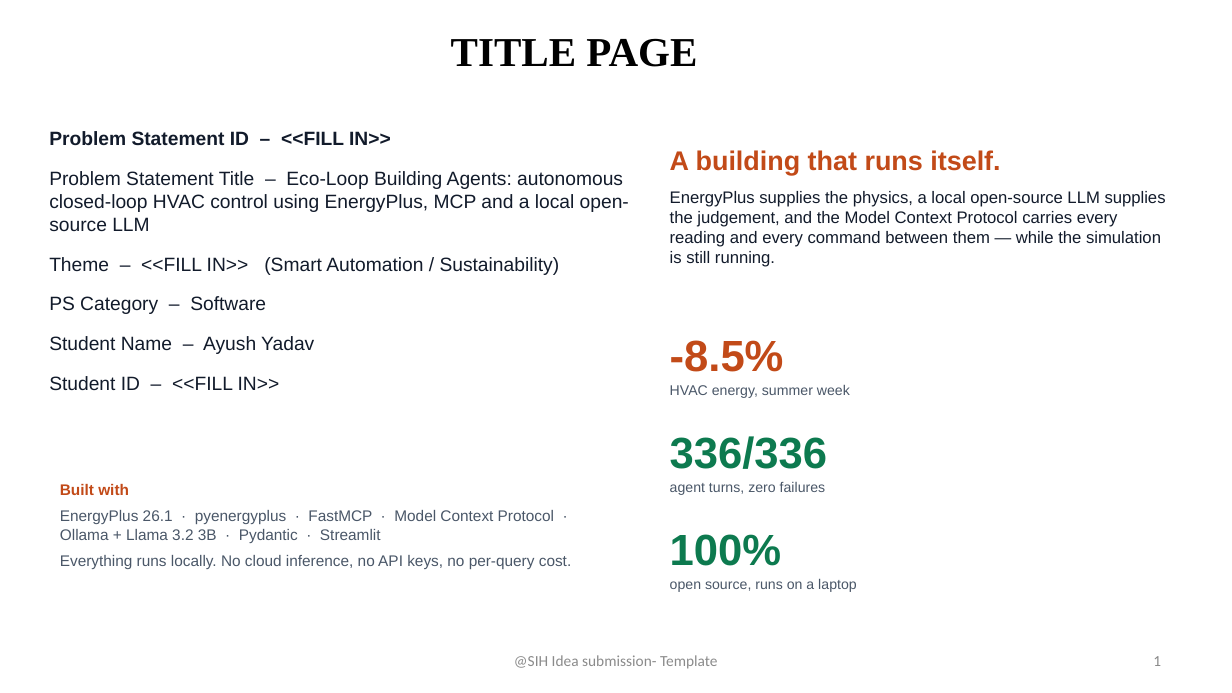
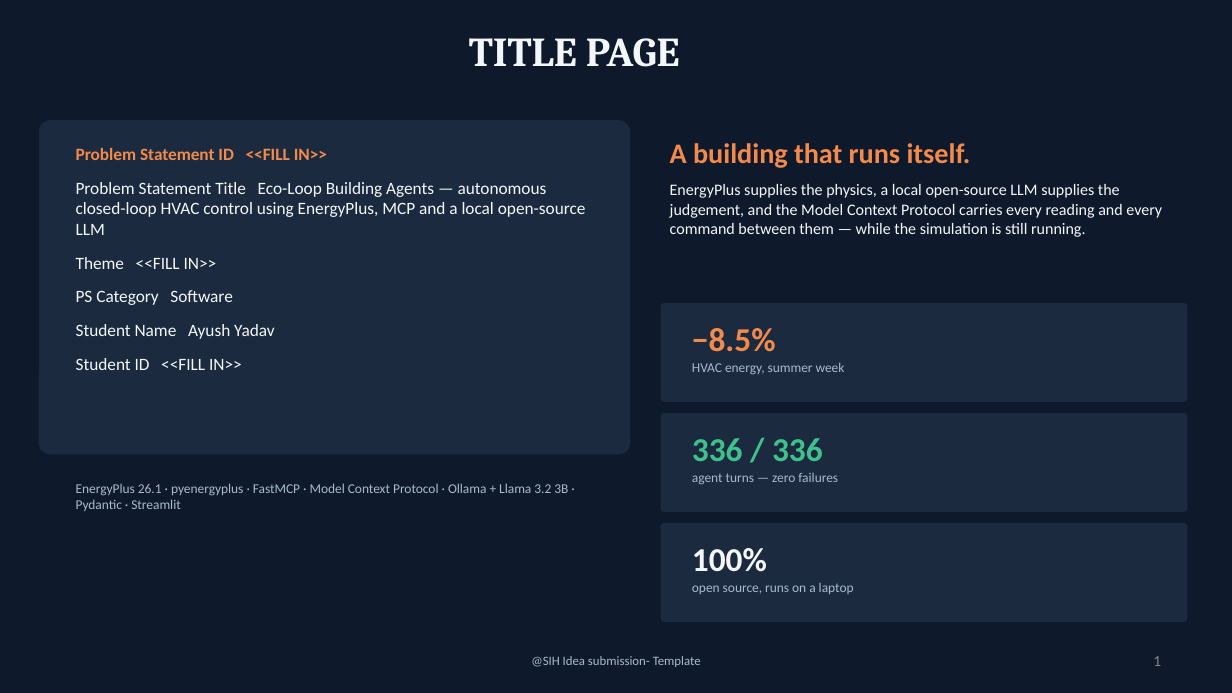
Before and after one commit to ayushYadav1107/Eco_loop_building_agents, a slide deck: slide 1 of deck/Eco-Loop_Building_Agents_Idea.pptx. Drawn at 1232x693 pixels with LibreOffice and Linux fonts; fonts in the diff are those of the drawing. Boxes give left, top, right and bottom in pixels: in the first picture for what was removed or moved away, otherwise in the second. Text is boxed around its words. In the diff, an @@ line names an element or a change of style, - is before the commit and + after.

```diff
--- a/deck/Eco-Loop_Building_Agents_Idea.pptx
+++ b/deck/Eco-Loop_Building_Agents_Idea.pptx
@@ background #FFFFFF to #0E1A2B @@
@@ text "TITLE PAGE" at [469, 38, 680, 67]: font Times New Roman to Cambria, text colour #000000 to #F4F7FA @@
@@ rounded rectangle added at [39, 120, 630, 455], fill #1B2A3F @@
@@ text at [76, 148, 586, 370]: text changed; size 15 to 13.5 pt; font Arial to Calibri; text colour #121B2B to #F4F7FA @@
-Problem Statement ID – <<FILL IN>>
-Problem Statement Title – Eco-Loop Building Agents: autonomous closed-loop HVAC control using EnergyPlus, MCP and a local open-source LLM
-Theme – <<FILL IN>> (Smart Automation / Sustainability)
-PS Category – Software
-Student Name – Ayush Yadav
-Student ID – <<FILL IN>>
+Problem Statement ID <<FILL IN>>
+Problem Statement Title Eco-Loop Building Agents — autonomous closed-loop HVAC control using EnergyPlus, MCP and a local open-source LLM
+Theme <<FILL IN>>
+PS Category Software
+Student Name Ayush Yadav
+Student ID <<FILL IN>>
@@ text "A building that runs itself.": place and size @@
-text "A building that runs itself." at [670, 150, 1166, 267]
+text "A building that runs itself." at [670, 143, 1162, 237]
@@ text "A building that runs itself." at [670, 143, 1162, 237]: size 21 to 22 pt, text colour #C24A18 to #F28A4C in "A building that runs itself."; font Arial to Calibri; size 13 to 12.5 pt, text colour #121B2B to #F4F7FA in "EnergyPlus supplies the physics, a local open-source ..."; less space between paragraphs @@
@@ rounded rectangle added at [661, 303, 1188, 402], fill #1B2A3F @@
@@ text "−8.5%": place and size @@
-text "−8.5%" at [670, 340, 850, 398]
+text "−8.5%" at [692, 328, 845, 374]
@@ text at [692, 328, 776, 352]: text changed; size 34 to 26 pt; font Arial to Calibri; text colour #C24A18 to #F28A4C @@
--8.5%
+−8.5%
@@ text at [692, 362, 845, 374]: size 11 to 10.5 pt, font Arial to Calibri, text colour #4A5768 to #A8BACE in "HVAC energy, summer week" @@
@@ rounded rectangle added at [661, 413, 1188, 512], fill #1B2A3F @@
@@ text at [692, 438, 838, 484]: text changed; size 11 to 10.5 pt; font Arial to Calibri; text colour #4A5768 to #A8BACE @@
-336/336
-agent turns, zero failures
+336 / 336
+agent turns — zero failures
@@ text "EnergyPlus 26.1 · pyenergyplus · ...": place and size @@
-text "EnergyPlus 26.1 · pyenergyplus · ..." at [60, 484, 571, 569]
+text "EnergyPlus 26.1 · pyenergyplus · ..." at [76, 483, 568, 511]
@@ text "EnergyPlus 26.1 · pyenergyplus · ..." at [76, 483, 568, 511]: size 12 to 10.5 pt, font Arial to Calibri, text colour #4A5768 to #A8BACE; less space between paragraphs @@
@@ text at [60, 484, 129, 495]: paragraph removed @@
-Built with
@@ rounded rectangle added at [661, 523, 1188, 622], fill #1B2A3F @@
@@ text "100%": place and size @@
-text "100%" at [670, 534, 857, 592]
+text "100%" at [692, 548, 854, 594]
@@ text "100%" at [692, 548, 854, 594]: size 34 to 26 pt, text colour #0D7A4F to #F4F7FA in "100%"; font Arial to Calibri; size 11 to 10.5 pt, text colour #4A5768 to #A8BACE in "open source, runs on a laptop" @@
@@ text at [60, 555, 571, 569]: paragraph removed @@
-Everything runs locally. No cloud inference, no API keys, no per-query cost.
@@ text "@SIH Idea submission- Template" at [531, 656, 701, 667]: size 12 to 10 pt, text colour #8C8C8C to #A8BACE @@
```
Also in this commit, not shown: 5 other slides changed, 7 other files.
